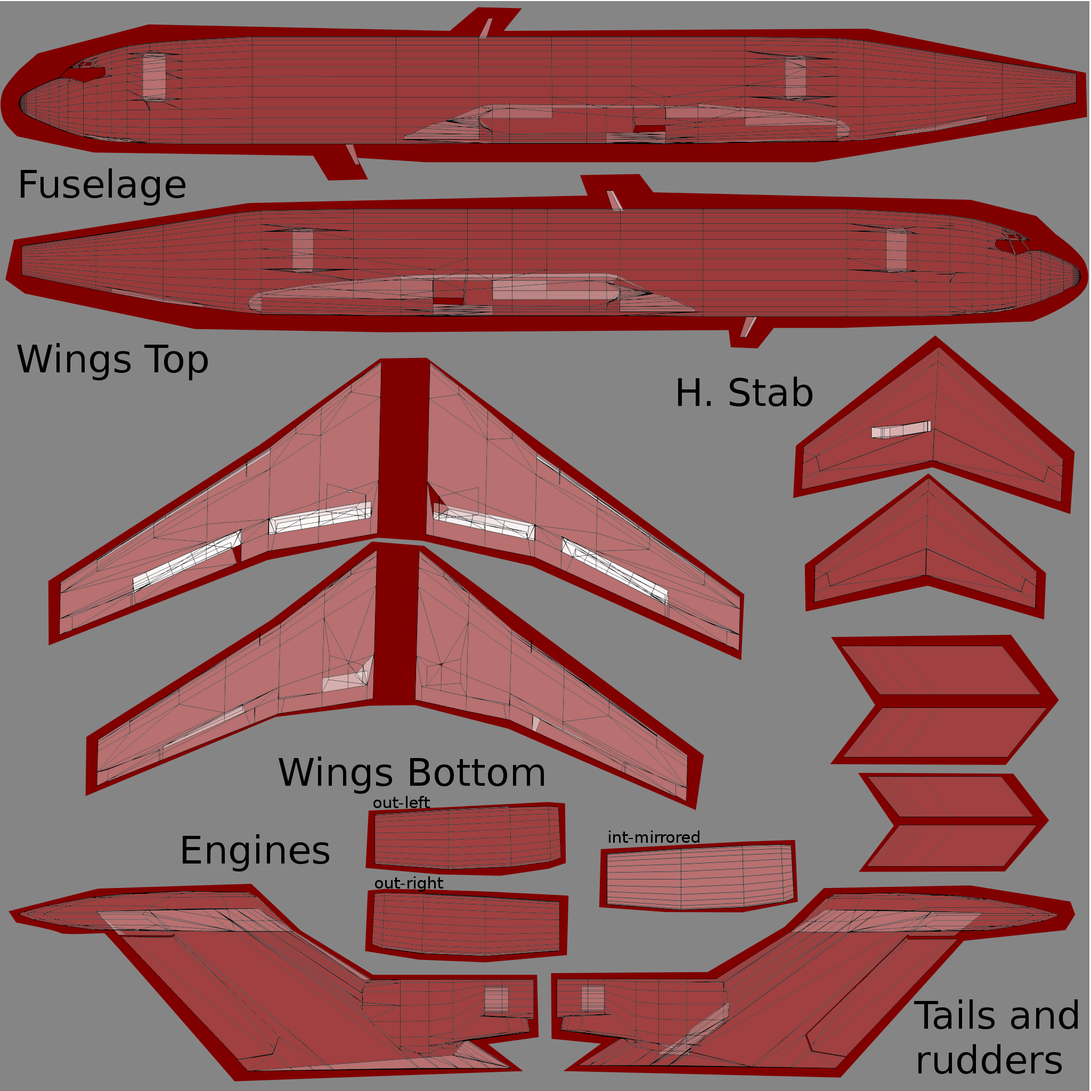
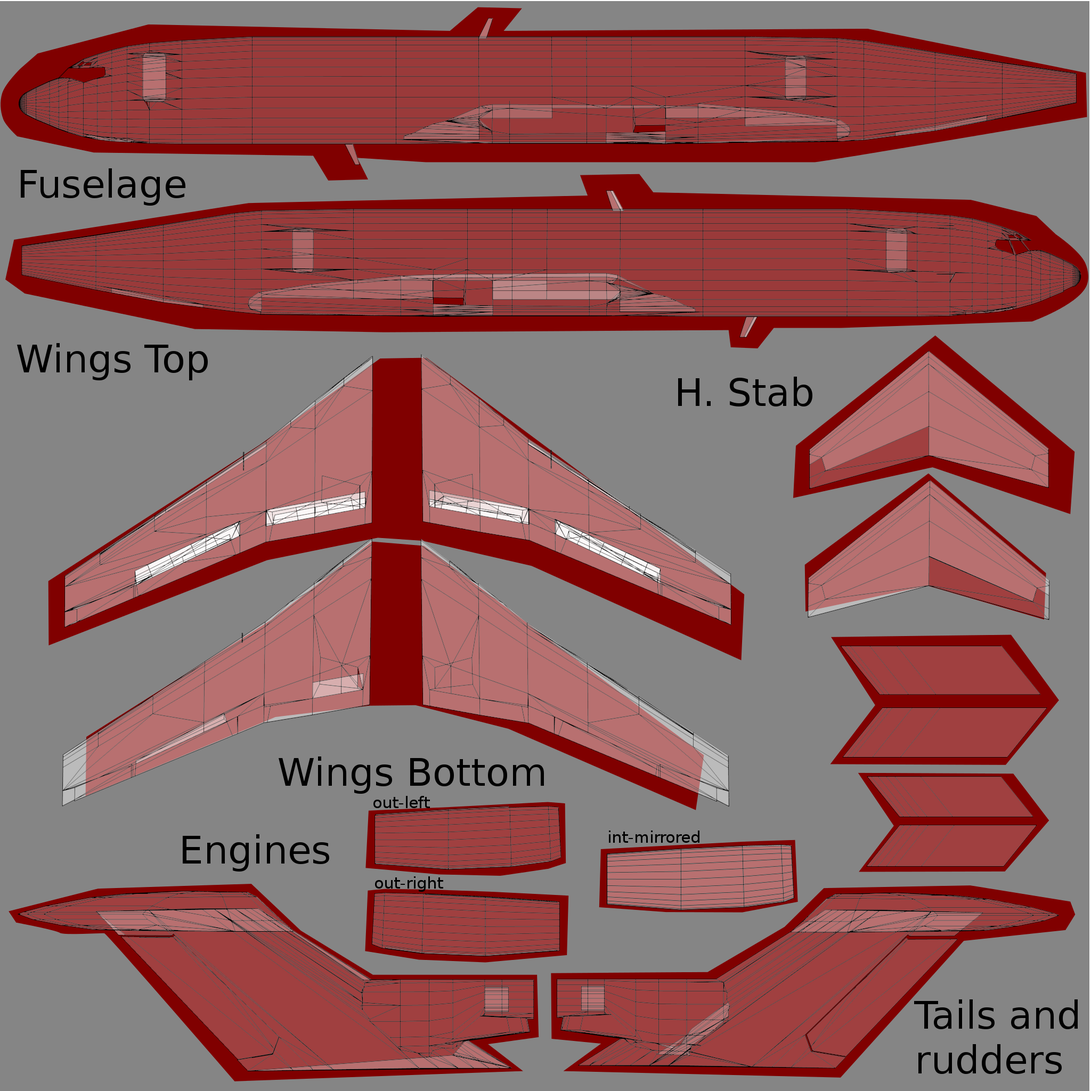
Two versions of the same layered image (1091x1091). Layer-by-layer changes:
painted on "727-230-2.png" over [58, 346, 1064, 808]
